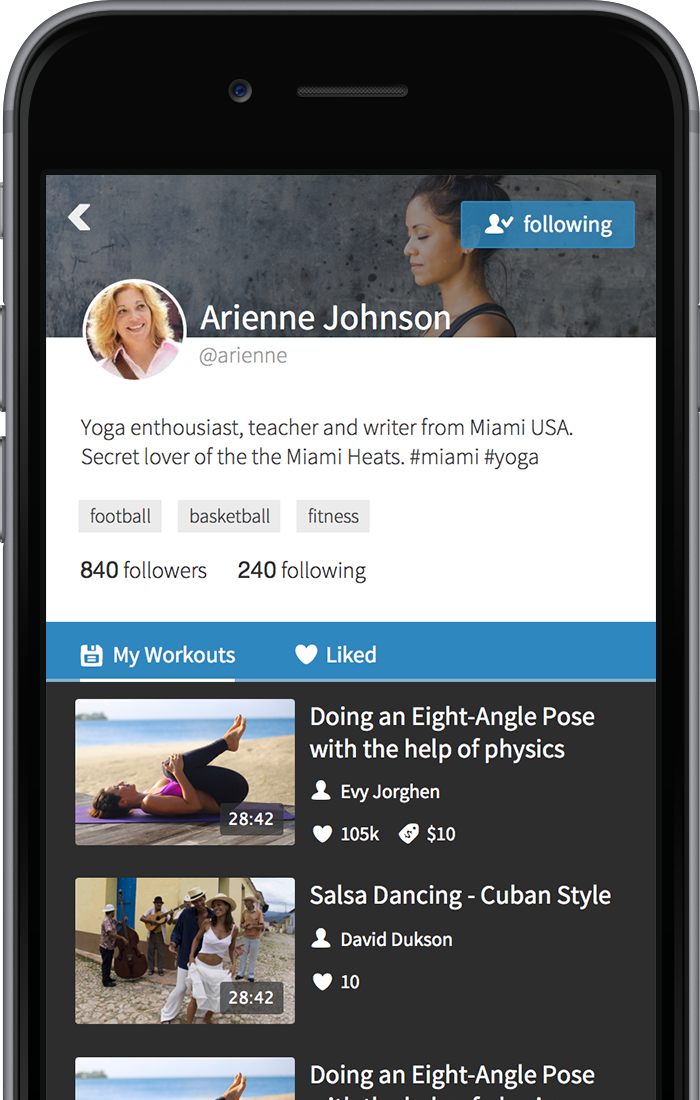
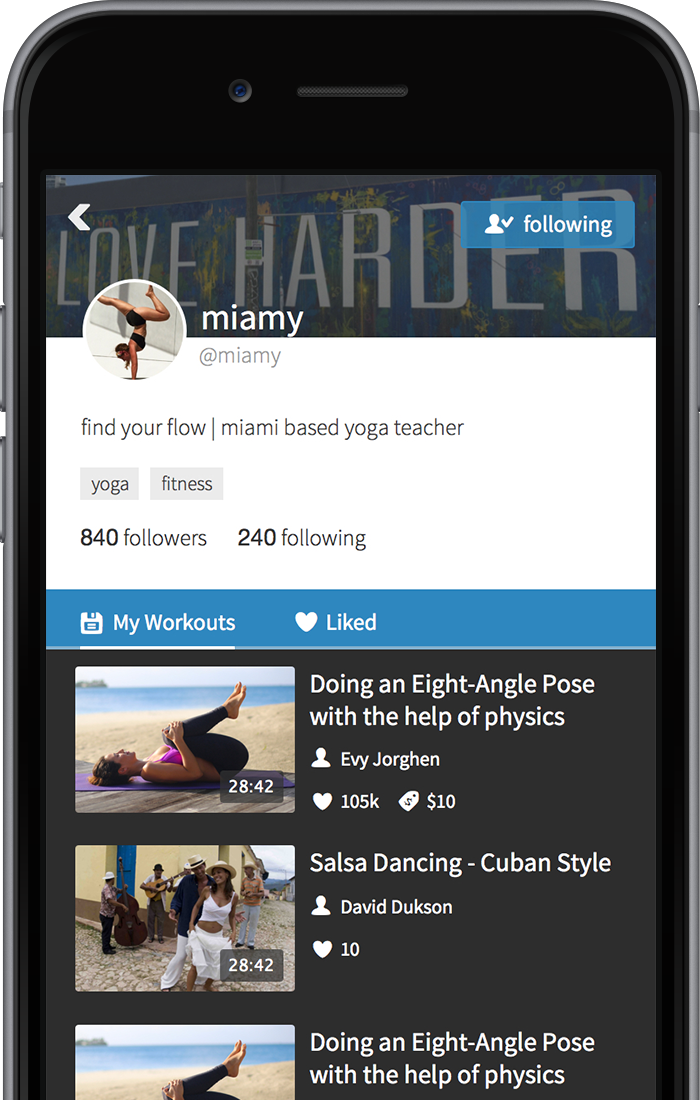
Layers edited between the first and the second 700px x 1100px image:
renamed "new-profile" to "new-profile copy", painted on it over 46, 175, 656, 1100
